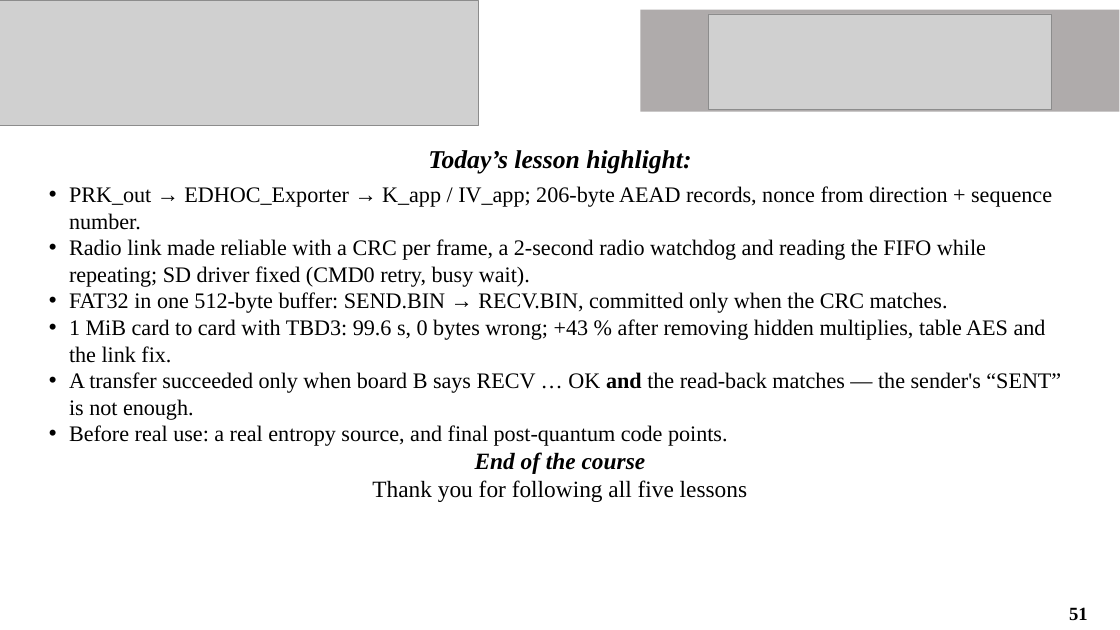
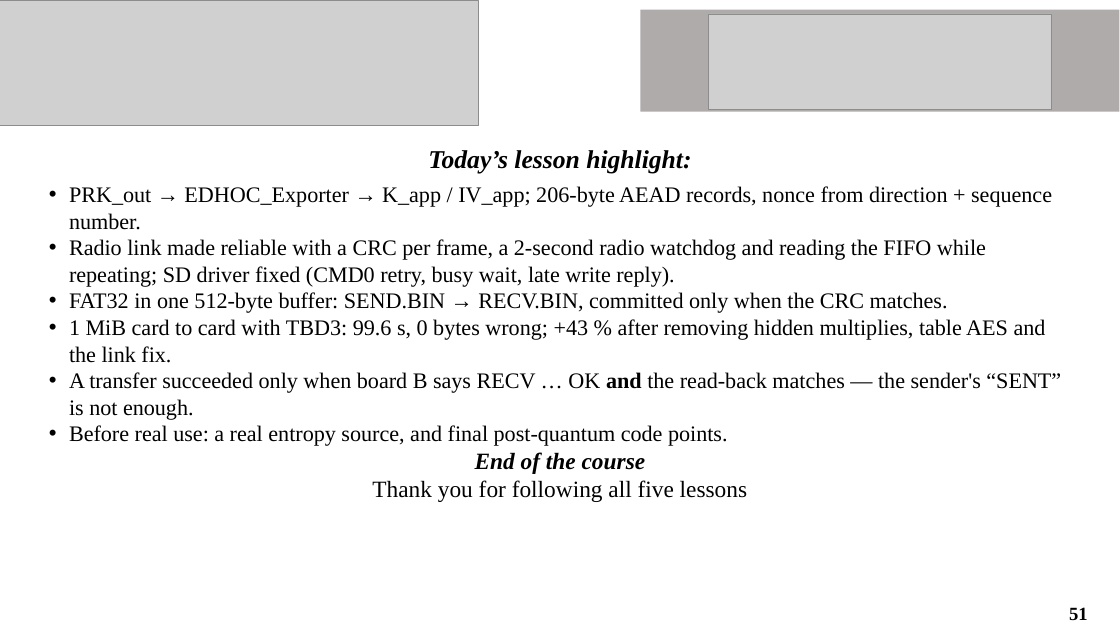
Before and after one commit to Khaiduy/chipyard-edhoc, a slide deck: slide 51 of fpga/sw/export/docs/slides/05_Secure_file_transfer_and_results.pptx. Drawn at 1120x630 pixels with LibreOffice and Linux fonts; fonts in the diff are those of the drawing; grey boxes stand for pictures. Boxes give left, top, right and bottom in pixels: in the first picture for what was removed or moved away, otherwise in the second. Text is boxed around its words. In the diff, an @@ line names an element or a change of style, - is before the commit and + after.

Commit message:
fix: SD late write reply, sector retry, production+DEBUG guard
- sd_card.c: read the write data response as Linux mmc_spi does (find
  the start bit in 32 bits): one card sends it a byte late, which was
  reported as a failed write. Each sector is retried up to 3 times and
  every failed try prints its reason.
- PROFILE=production with DEBUG=1 is refused at build time (debug
  builds print every key).
- sha256/sha384_update: no memcpy from NULL on zero-length input.
- wolfCrypt compiled with -fwrapv (sp_c64.c relies on signed wrap).
- Slides: course name, author, date; SD bug 3; read-back caveat;
  measured UART link speed; build sizes of this revision.

```diff
--- a/fpga/sw/export/docs/slides/05_Secure_file_transfer_and_results.pptx
+++ b/fpga/sw/export/docs/slides/05_Secure_file_transfer_and_results.pptx
@@ text at bbox=[69, 239, 986, 287]: text changed @@
-• Radio link made reliable with a CRC per frame, a 2-second radio watchdog and reading the FIFO while repeating; SD driver fixed (CMD0 retry, busy wait).
+• Radio link made reliable with a CRC per frame, a 2-second radio watchdog and reading the FIFO while repeating; SD driver fixed (CMD0 retry, busy wait, late write reply).
```
Also in this commit, not shown: 7 other slides changed, 15 other files.
